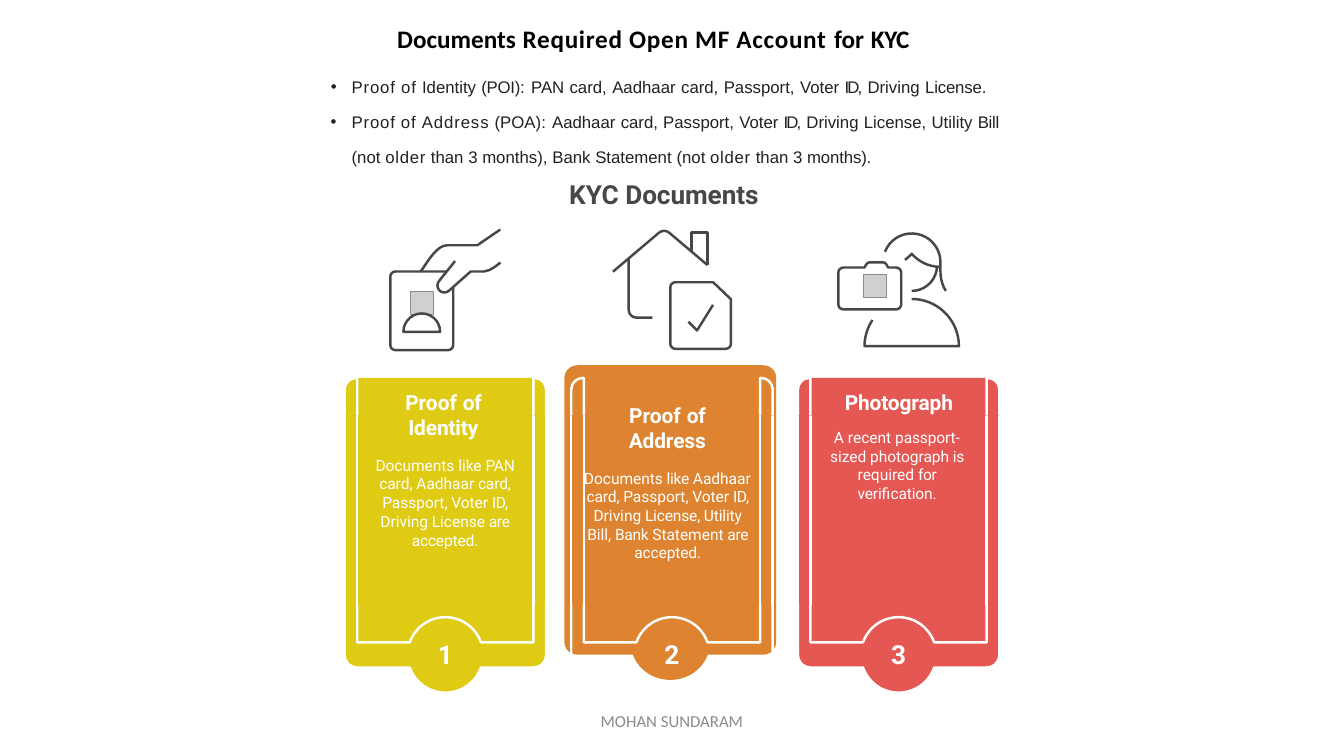
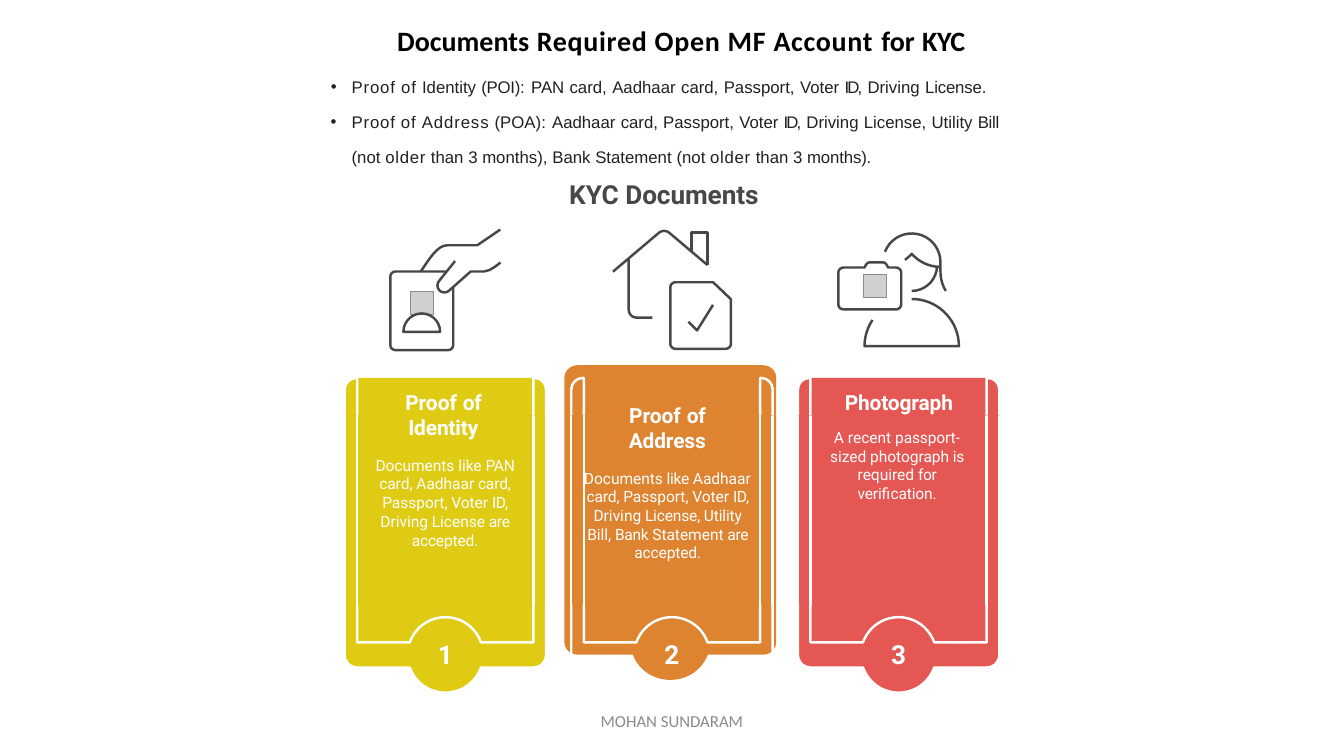
Before and after one commit to mohan4295work/Doc, a slide deck: slide 15 of Mutual Fund.pptx (slide 14 before the commit). Drawn at 1344x756 pixels with LibreOffice and Linux fonts; fonts in the diff are those of the drawing; grey boxes stand for pictures. Boxes give left, top, right and bottom in pixels: in the first picture for what was removed or moved away, otherwise in the second. Text is boxed around its words. In the diff, an @@ line names an element or a change of style, - is before the commit and + after.

```diff
--- a/Mutual Fund.pptx
+++ b/Mutual Fund.pptx
@@ text "Documents Required Open MF Account ..." at [397,31,965,56]: size 18 to 20 pt @@
```
Also in this commit, not shown: 7 other slides changed, 1 slide added.
